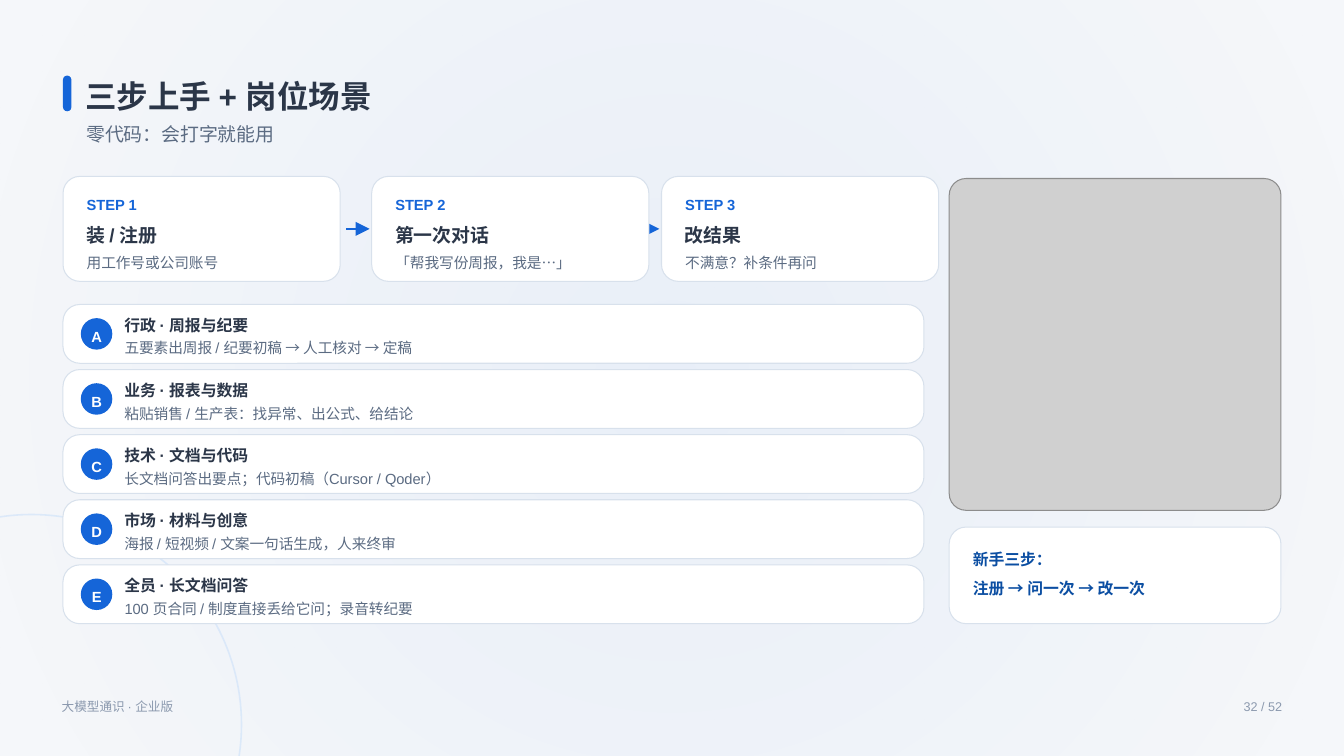
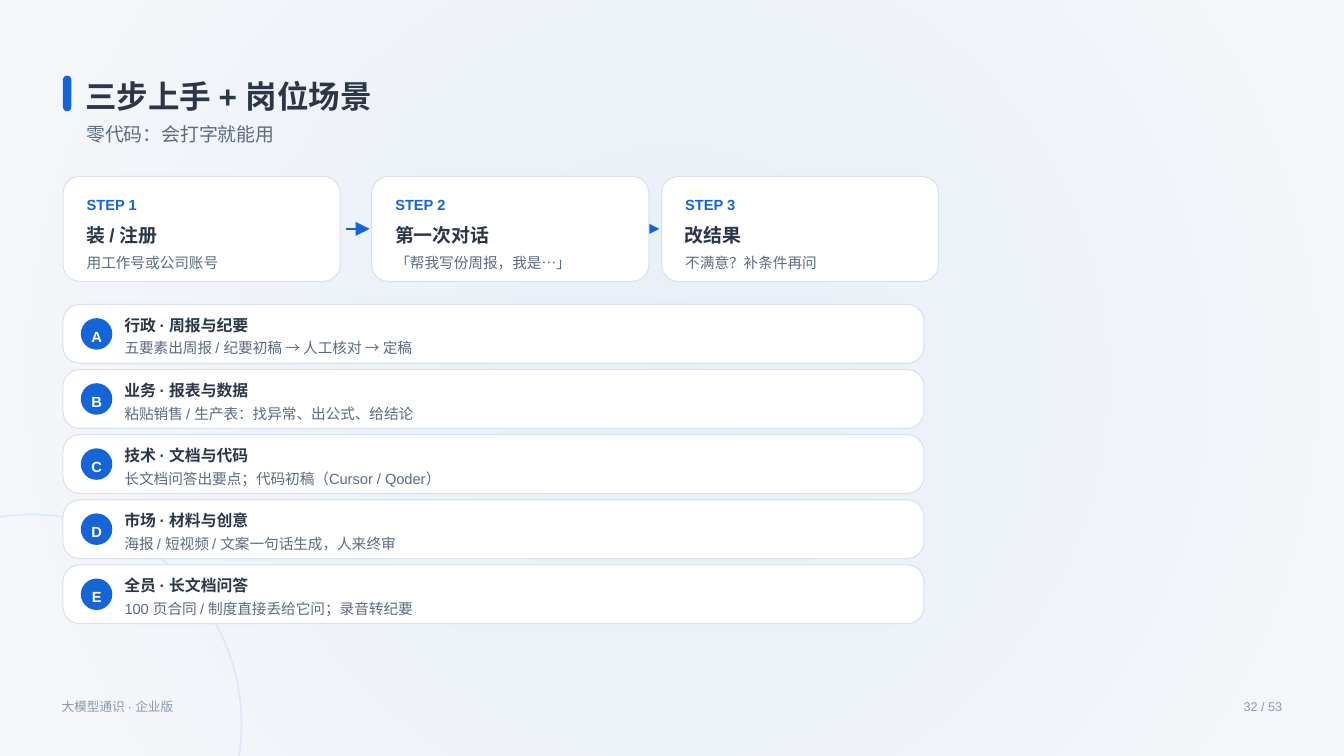
Before and after one commit to swift3000/qiyepinpeixun, a slide deck: slide 32 of 企业AI培训_交付包/初级课程_完整交付包/03_PPT课件/通用基础_PPT1_v3.pptx. Drawn at 1344x756 pixels with LibreOffice and Linux fonts; fonts in the diff are those of the drawing; grey boxes stand for pictures. Boxes give left, top, right and bottom in pixels: in the first picture for what was removed or moved away, otherwise in the second. Text is boxed around its words. In the diff, an @@ line names an element or a change of style, - is before the commit and + after.

Commit message:
T27: 初级 v3.6 小白动手闭环 52到53页
新P33你的前3句话(第一次交互逐字脚本)+P2名词22词+P16它不记得你+P23改稿5句+P50失望谷+P40呼应+P25练习去重7到1+md全同步9docx重转+顺手修5处悬空图片

```diff
--- a/企业AI培训_交付包/初级课程_完整交付包/03_PPT课件/通用基础_PPT1_v3.pptx
+++ b/企业AI培训_交付包/初级课程_完整交付包/03_PPT课件/通用基础_PPT1_v3.pptx
@@ group removed at (950, 178, 1281, 624): 2 texts, 1 picture, 1 rounded rectangle @@
-新手三步：
-注册 → 问一次 → 改一次
```
Also in this commit, not shown: 42 other slides changed, 1 slide added, 20 other files.
